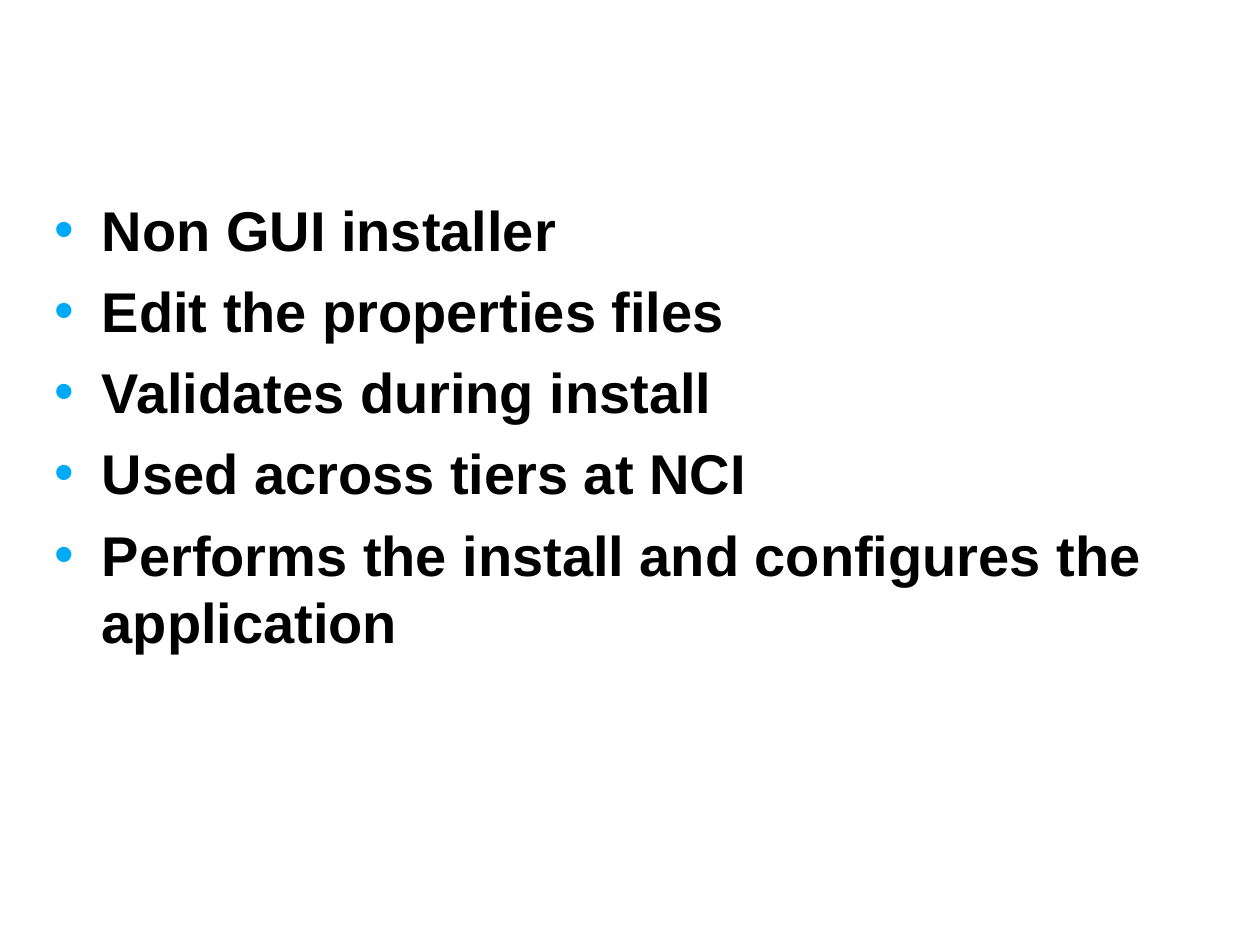
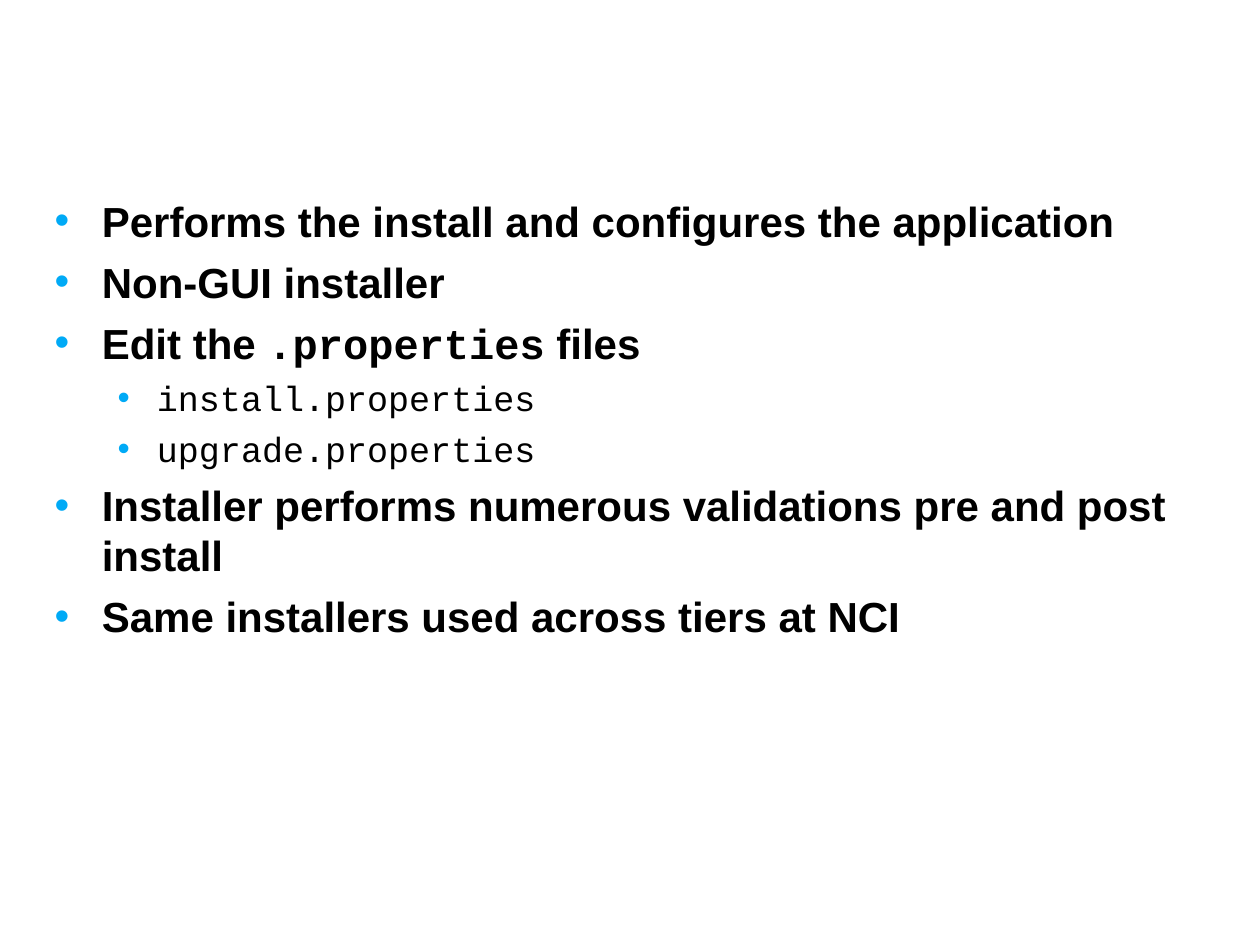
Before and after one commit to NCIP/automation, a slide deck: slide 7 of docs/presentations/installers.ppt (slide 4 before the commit). Drawn at 1260x945 pixels with LibreOffice and Linux fonts; fonts in the diff are those of the drawing; background and template pictures are left out. Boxes give left, top, right and bottom in pixels: in the first picture for what was removed or moved away, otherwise in the second. Text is boxed around its words. In the diff, an @@ line names an element or a change of style, - is before the commit and + after.

```diff
--- a/docs/presentations/installers.ppt
+++ b/docs/presentations/installers.ppt
@@ text at [102,206,1115,245]: size 32 to 24 pt in "Performs the install and configures the application"; less space between paragraphs @@
@@ text at [102,210,745,495]: paragraphs removed @@
-• Non GUI installer
-• Edit the properties files
-• Validates during install
-• Used across tiers at NCI
@@ text at [102,267,1166,633]: paragraphs added @@
+• Non-GUI installer
+• Edit the .properties files
+  • install.properties
+  • upgrade.properties
+• Installer performs numerous validations pre and post install
+• Same installers used across tiers at NCI
```
Also in this commit, not shown: 5 other slides changed, 5 slides added, 2 slides removed.
